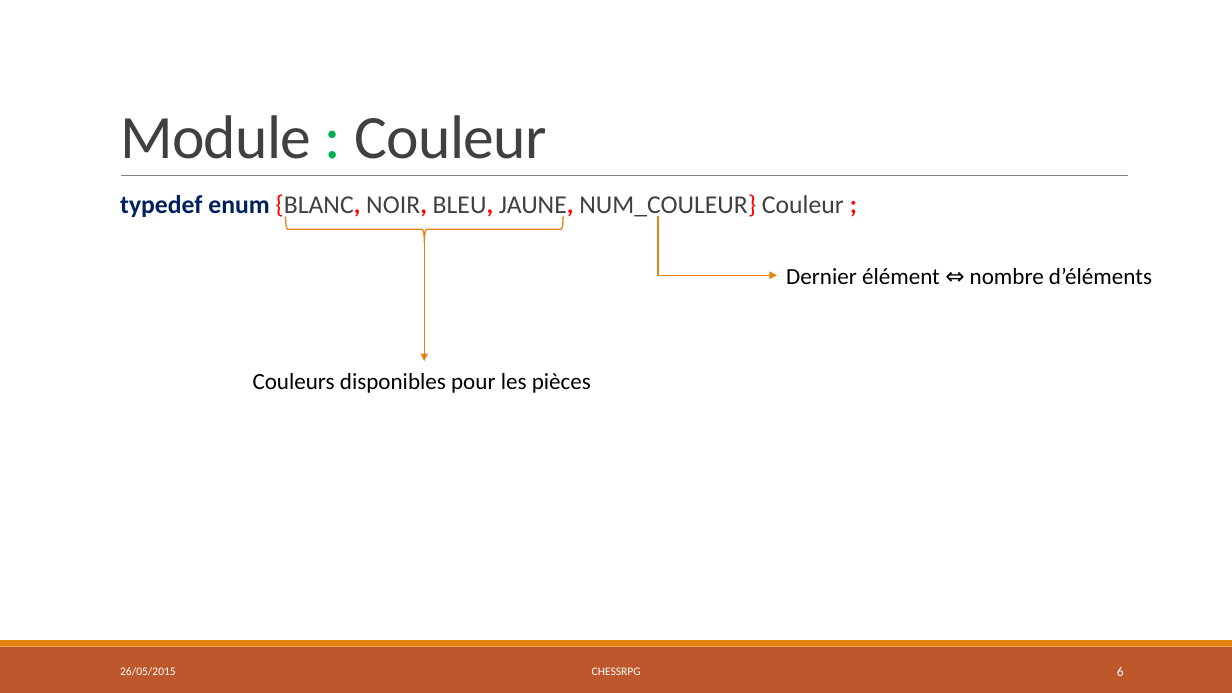
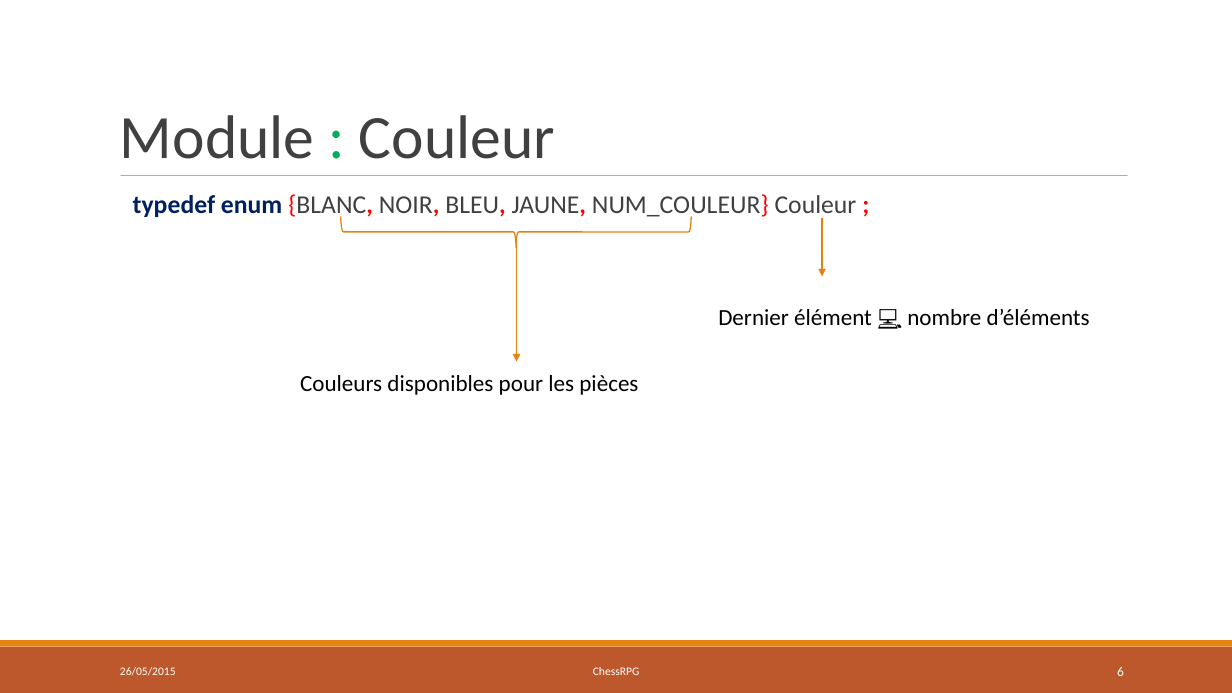
Before and after one commit to chessRPG/master, a slide deck: slide 6 of ChessRPG-présentation.pptx. Drawn at 1232x693 pixels with LibreOffice and Linux fonts; fonts in the diff are those of the drawing. Boxes give left, top, right and bottom in pixels: in the first picture for what was removed or moved away, otherwise in the second. Text is boxed around its words. In the diff, an @@ line names an element or a change of style, - is before the commit and + after.

```diff
--- a/ChessRPG-présentation.pptx
+++ b/ChessRPG-présentation.pptx
@@ text "Module : Couleur" at (120, 115, 555, 159): letter spacing -0.5 to 0 pt; line spacing 0.85 to 1 @@
@@ line (121, 176) - (1128, 176): stroke #808080 0.5 pt to #808080 0.51 pt @@
@@ text "typedef enum {BLANC, NOIR, BLEU, ..." at (133, 194, 857, 219): indent changed; less space between paragraphs @@
@@ right brace: place and size @@
-right brace at (285, 217, 563, 243)
+right brace at (342, 216, 692, 247)
@@ right brace at (342, 216, 692, 247): outline #E48312 1 pt to #E48312 0.99 pt; proportions changed @@
@@ elbow arrow removed from (658, 216) to (777, 275) @@
@@ elbow arrow added from (823, 218) to (823, 276), #E48312 0.99 pt @@
@@ elbow arrow moved from (424, 242) - (424, 361) to (517, 243) - (517, 361) @@
@@ elbow arrow (517, 243) - (517, 361): stroke #E48312 1 pt to #E48312 0.99 pt @@
@@ text at (718, 309, 1090, 325): text changed @@
-Dernier élément ⇔ nombre d’éléments
+Dernier élément 💻 nombre d’éléments
@@ text "Couleurs disponibles pour les pièces": place and size @@
-text "Couleurs disponibles pour les pièces" at (253, 373, 591, 393)
+text "Couleurs disponibles pour les pièces" at (300, 375, 638, 395)
@@ text at (593, 667, 640, 675): text changed @@
-CHESSRPG
+ChessRPG
```
Also in this commit, not shown: 14 other slides changed, 2 other files.
